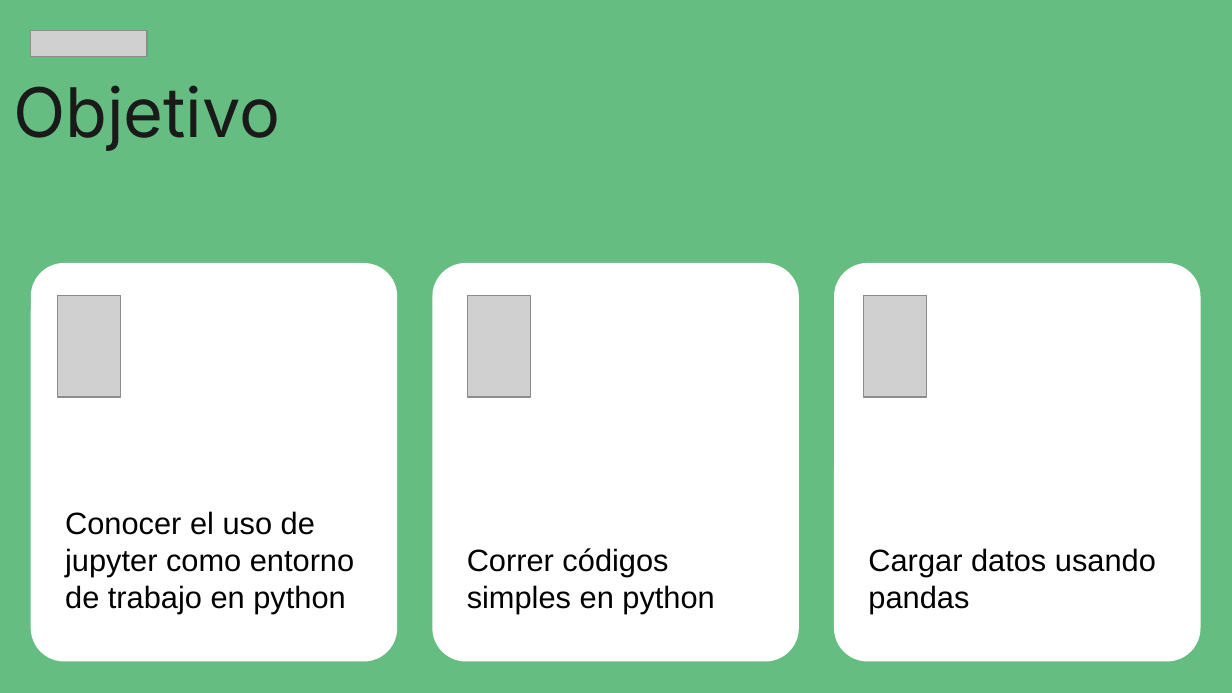
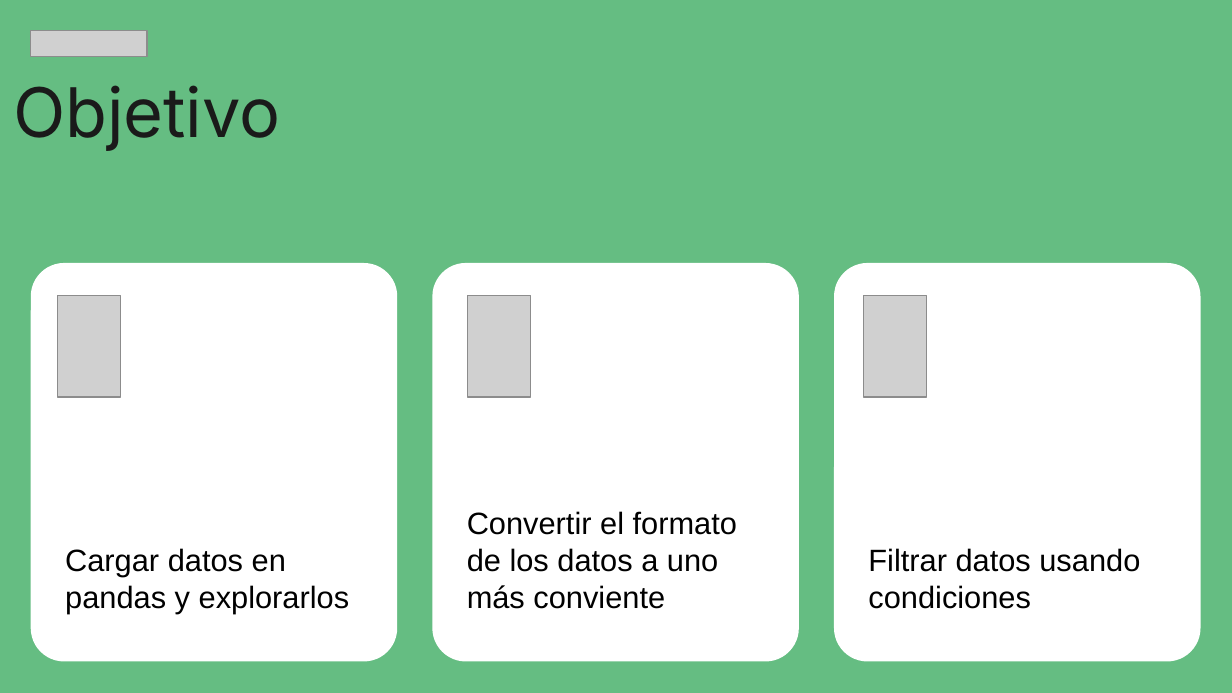
Before and after one commit to zyntonyson/bootcamp_ds_da, a slide deck: slide 5 of 05-da-v8-introduction-python/16-python-introduction.pptx. Drawn at 1232x693 pixels with LibreOffice and Linux fonts; fonts in the diff are those of the drawing; grey boxes stand for pictures. Boxes give left, top, right and bottom in pixels: in the first picture for what was removed or moved away, otherwise in the second. Text is boxed around its words. In the diff, an @@ line names an element or a change of style, - is before the commit and + after.

```diff
--- a/05-da-v8-introduction-python/16-python-introduction.pptx
+++ b/05-da-v8-introduction-python/16-python-introduction.pptx
@@ text in rounded rectangle at [467, 511, 737, 609]: text changed @@
-Correr códigos simples en python
+Convertir el formato de los datos a uno más conviente
@@ text in rounded rectangle at [65, 548, 350, 614]: text changed @@
-Conocer el uso de jupyter como entorno de trabajo en python
+Cargar datos en pandas y explorarlos
@@ text in rounded rectangle at [868, 548, 1140, 609]: text changed @@
-Cargar datos usando pandas
+Filtrar datos usando condiciones
```
Also in this commit, not shown: 1 other slide changed, 7 other files.
